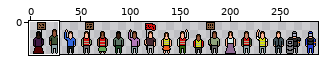
Two states of a sprite sheet, people.png. The first picture is a wide view before the edit; the outline marks the close-up.
Close-up. The starting point:
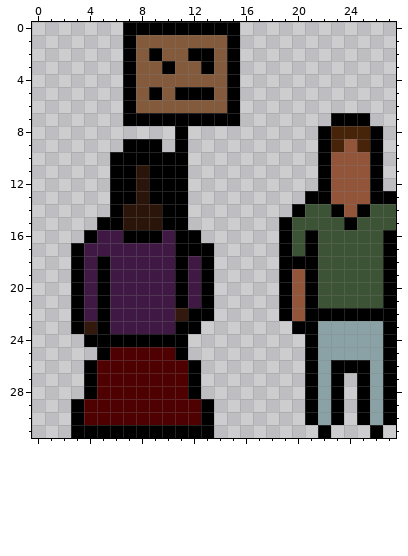
The file is 288x32 pixels. Shown: x 0..27, y 0..31.
And afterwards:
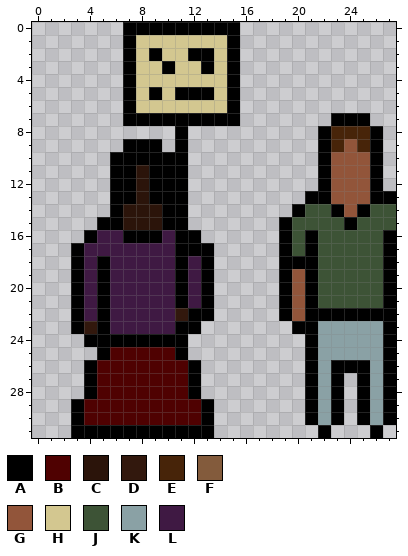
Palette (. is transparent): A #000000  B #4f0101  C #2b140a  D #32180d  E #472409  F #835b3c  G #92553a  H #d3c790  J #3d5336  K #8aa1a5  L #3f1943
Changes in this commit:
Changed rows in their new state; - is an unchanged pixel.
first column x 8:
 1 HHHHHHH
 2 H-HH--H
 3 HH-HH-H
 4 HHHHHHH
 5 H-H---H
 6 HHHHHHH
